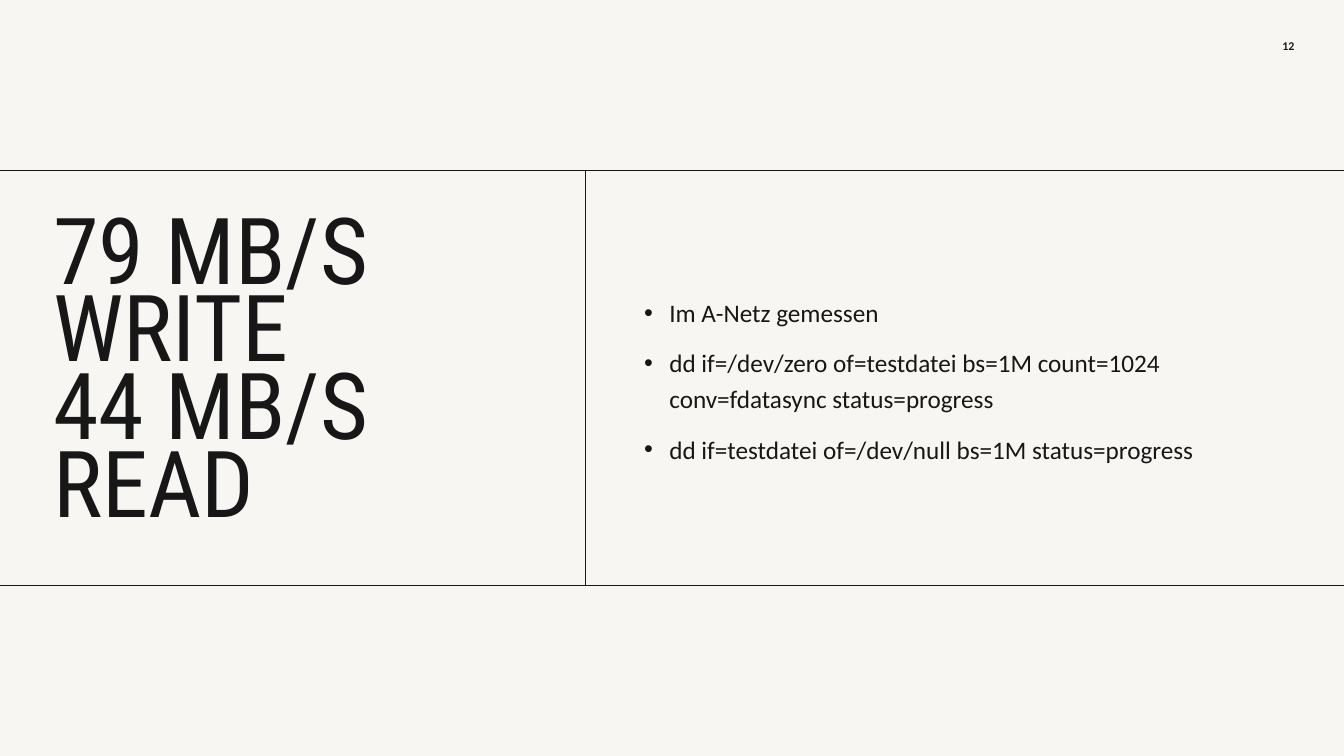
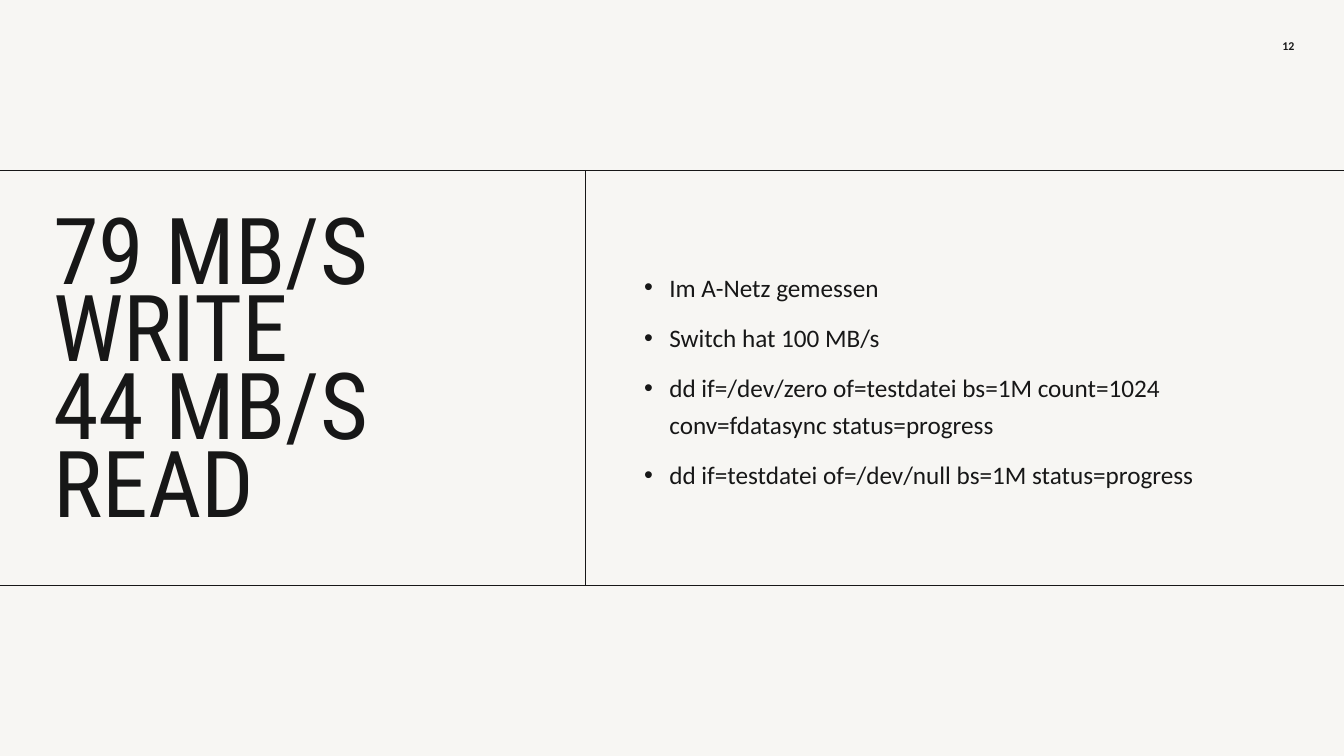
Before and after one commit to codesamu/HTL5, a slide deck: slide 12 of Labor/Signitzer/nas.pptx. Drawn at 1344x756 pixels with LibreOffice and Linux fonts; fonts in the diff are those of the drawing. Boxes give left, top, right and bottom in pixels: in the first picture for what was removed or moved away, otherwise in the second. Text is boxed around its words. In the diff, an @@ line names an element or a change of style, - is before the commit and + after.

```diff
--- a/Labor/Signitzer/nas.pptx
+++ b/Labor/Signitzer/nas.pptx
@@ text at (669, 329, 879, 348): paragraph added @@
+• Switch hat 100 MB/s
```
Also in this commit, not shown: 7 other slides changed.
